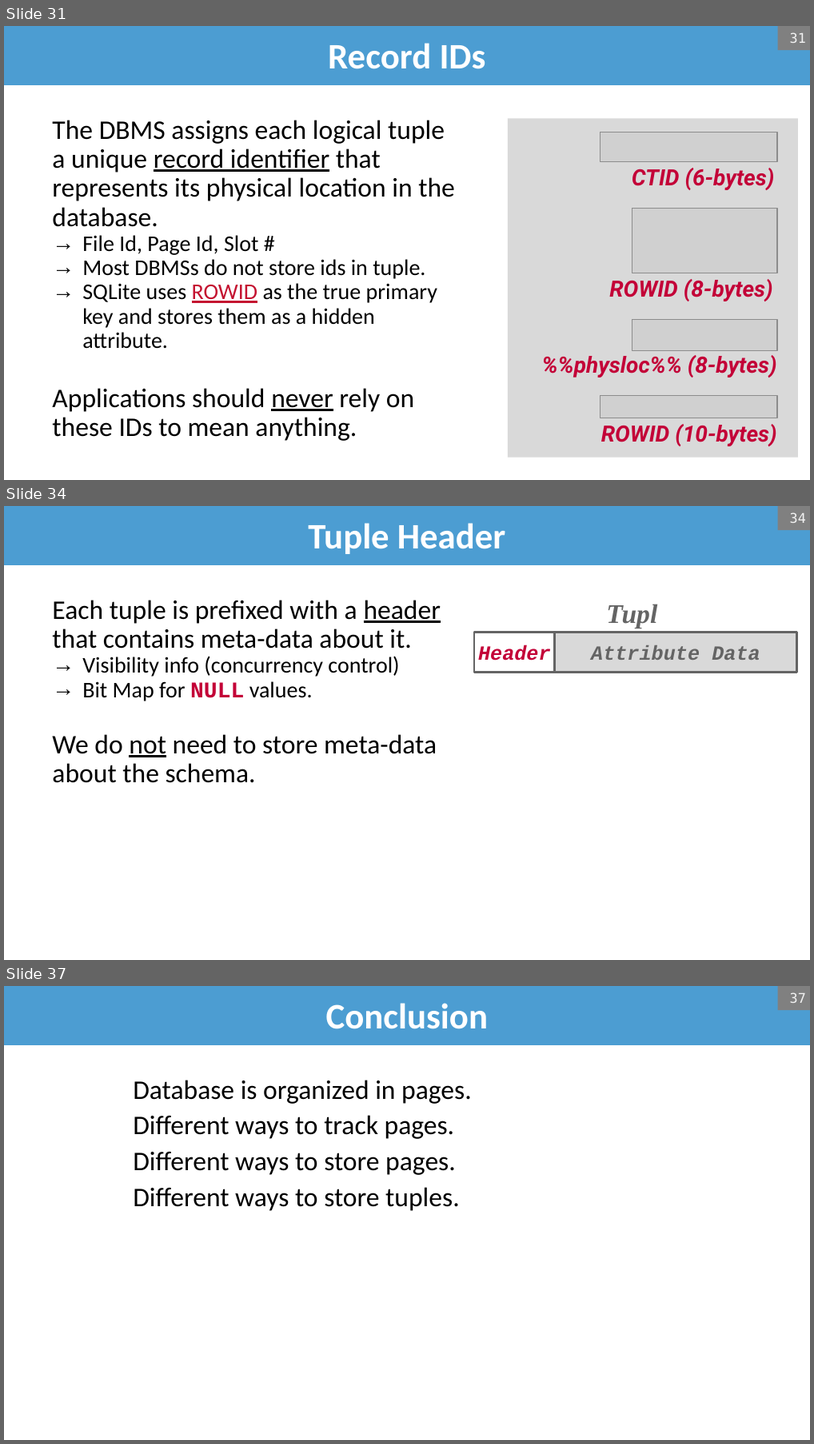
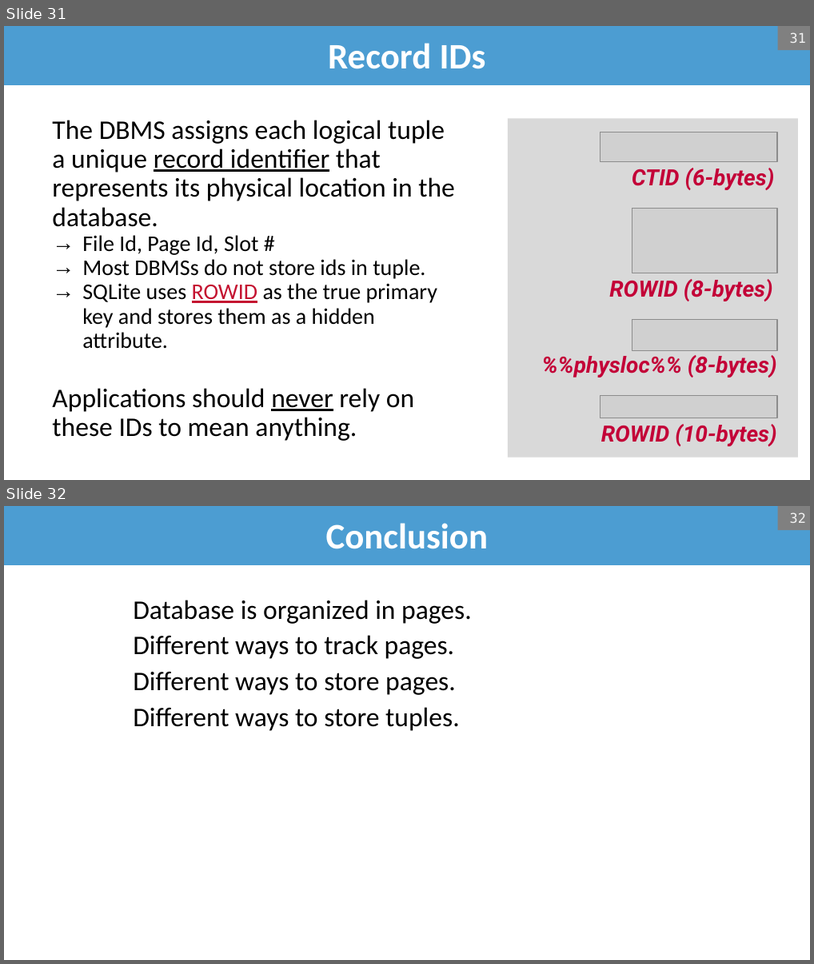
Before and after one commit to bsb20/bsb20.github.io, a slide deck: docs/421_f26/lectures/L3.pptx. Shown one above the other, each under a label of ours: slides 31, 34 and 37 before the commit, slides 31 and 32 after it; the slides between them are not shown. The pictures are 814x1444 and 814x964 pixels, drawn with LibreOffice and Linux fonts; fonts in the diff are those of the drawing; grey boxes stand for pictures; background and template pictures are left out. Boxes give left, top, right and bottom in pixels: in the first picture for what was removed or moved away, otherwise in the second. Text is boxed around its words. In the diff, an @@ line names an element or a change of style, - is before the commit and + after.

```diff
--- a/docs/421_f26/lectures/L3.pptx
+++ b/docs/421_f26/lectures/L3.pptx
@@ slide 34 removed at (x1=4, y1=506, x2=810, y2=960), background #FFFFFF @@
@@ title removed at (x1=4, y1=506, x2=810, y2=565) @@
-Tuple Header
@@ text removed at (x1=308, y1=523, x2=389, y2=554) @@
-Tuple
@@ page number removed at (x1=778, y1=506, x2=810, y2=530) @@
-34
@@ text removed at (x1=52, y1=600, x2=437, y2=783) @@
-Each tuple is prefixed with a header that contains meta-data about it.
-  → Visibility info (concurrency control)
-  → Bit Map for NULL values.
-We do not need to store meta-data about the schema.
@@ rectangle removed at (x1=474, y1=632, x2=554, y2=672) @@
-Header
@@ rectangle removed at (x1=554, y1=632, x2=797, y2=672) @@
-Attribute Data
@@ what was slide 37 is now slide 32 @@
@@ page number at (x1=790, y1=512, x2=806, y2=523): text changed @@
-37
+32
```
Also in this commit, not shown: 4 other slides removed, 3 other files.
